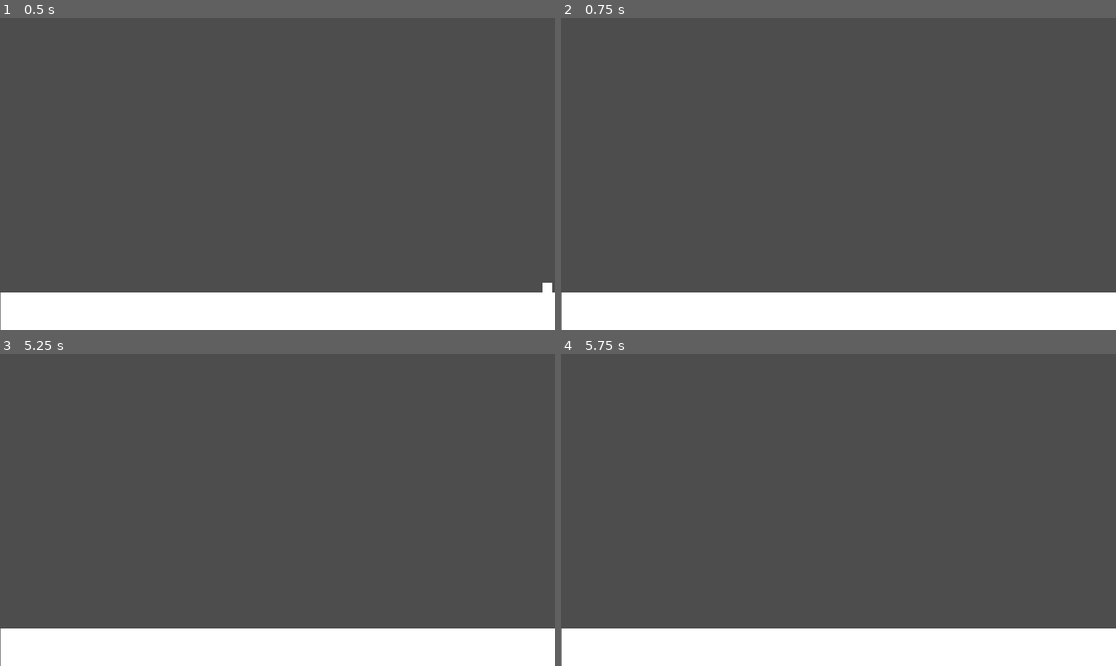
Above: before the commit, frames 1-4 (two rows, left to right).
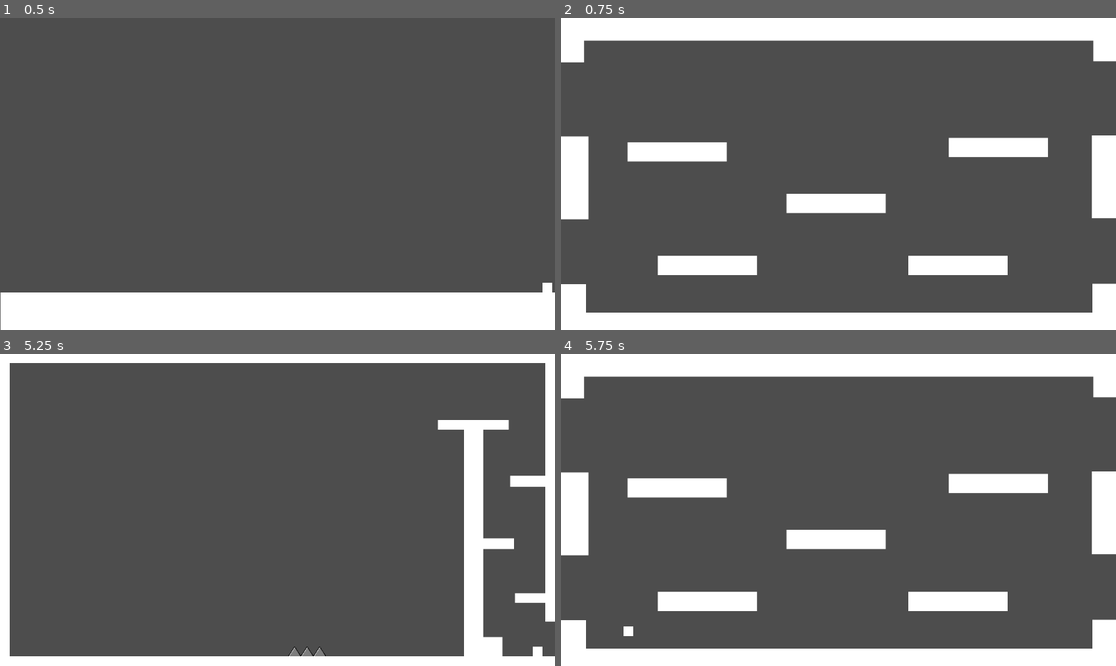
Above: after the commit, the same moments.

Repository: asundar-mags/the-grimstone-digital-tech
Game: Godot game, scene res://scenes/earthmap.tscn
Same seed, same stepped clock (60 frames per second), same inputs: the game is played once before the commit and once after it. This scene is started directly instead of the project's main scene.
Inputs:
- Up to frame 1 (0.5 s): no input
- Up to frame 2 (0.75 s): tap Enter at 0.5 s; hold Right (ui_right) from 0.53 s (still down)
- Up to frame 3 (5.25 s): tap Keypad Enter (ui_accept) at 0.77, 1.25, 1.52, 2, 2.75, 3.02, 3.5, 3.77, 4.25, 4.52 s; release Right (ui_right) at 2.03 s; hold Left (ui_left) 2.03-4.28 s; hold Right (ui_right) from 4.28 s (still down)
- Up to frame 4 (5.75 s): keep holding Right (ui_right)

Frame 1 is identical in both runs. In frame 2, 22% of the frame differs, in the area x 0-100%, y 0-100%; in frame 3, 17%; in frame 4, 22%.

Commit message:
New Bug Fixes and Updated the Earth Map

Diff:
--- a/the-grimstone/scenes/earthmap.tscn
+++ b/the-grimstone/scenes/earthmap.tscn
@@ -4,6 +4,12 @@
 
 [sub_resource type="RectangleShape2D" id="RectangleShape2D_t6f32"]
 size = Vector2(1152, 78)
+
+[sub_resource type="RectangleShape2D" id="RectangleShape2D_3sf6r"]
+size = Vector2(52, 687)
+
+[sub_resource type="RectangleShape2D" id="RectangleShape2D_ovnwf"]
+size = Vector2(20, 68)
 
 [node name="Node2D" type="Node2D" unique_id=1205654782]
 
@@ -12,6 +18,10 @@
 [node name="CollisionShape2D" type="CollisionShape2D" parent="StaticBody2D" unique_id=1079018213]
 position = Vector2(575, 648)
 shape = SubResource("RectangleShape2D_t6f32")
+
+[node name="CollisionShape2D2" type="CollisionShape2D" parent="StaticBody2D" unique_id=1820503404]
+position = Vector2(0, 343.5)
+shape = SubResource("RectangleShape2D_3sf6r")
 
 [node name="ColorRect" type="ColorRect" parent="." unique_id=703979945]
 offset_top = 609.0
@@ -26,3 +36,11 @@
 limit_top = 0
 limit_right = 1150
 limit_bottom = 687
+
+[node name="Area2D" type="Area2D" parent="." unique_id=1420174811]
+
+[node name="CollisionShape2D" type="CollisionShape2D" parent="Area2D" unique_id=1360003086]
+position = Vector2(1161, 575)
+shape = SubResource("RectangleShape2D_ovnwf")
+
+[connection signal="body_entered" from="Area2D" to="CharacterBody2D" method="_earth_map_exit"]
--- a/the-grimstone/scenes/neutral level.tscn
+++ b/the-grimstone/scenes/neutral level.tscn
@@ -16,7 +16,7 @@
 size = Vector2(82, 128)
 
 [sub_resource type="RectangleShape2D" id="RectangleShape2D_gh2lc"]
-size = Vector2(77, 172)
+size = Vector2(92, 172)
 
 [sub_resource type="RectangleShape2D" id="RectangleShape2D_5l7wn"]
 size = Vector2(83, 126)
@@ -51,7 +51,7 @@
 [sub_resource type="RectangleShape2D" id="RectangleShape2D_3e1px"]
 size = Vector2(206, 40)
 
-[node name="Node2D" type="Node2D" unique_id=761329231 node_paths=PackedStringArray("spawn_points")]
+[node name="neutral" type="Node2D" unique_id=761329231 node_paths=PackedStringArray("spawn_points")]
 script = ExtResource("1_ii60h")
 spawn_points = NodePath("Node2D")
 
@@ -78,7 +78,7 @@
 shape = SubResource("RectangleShape2D_dei5g")
 
 [node name="Left Wall 3" type="CollisionShape2D" parent="Walls" unique_id=808382110]
-position = Vector2(2.5, 368)
+position = Vector2(10, 368)
 shape = SubResource("RectangleShape2D_gh2lc")
 
 [node name="Right Wall 2" type="CollisionShape2D" parent="Walls" unique_id=1533483843]
@@ -134,7 +134,7 @@
 [node name="Left Wall M" type="ColorRect" parent="." unique_id=1618168442]
 offset_left = -36.0
 offset_top = 282.0
-offset_right = 41.0
+offset_right = 56.0
 offset_bottom = 454.0
 
 [node name="Left Wall T" type="ColorRect" parent="." unique_id=2116445419]
@@ -255,6 +255,9 @@
 [node name="Air Map" type="Marker2D" parent="Node2D" unique_id=379309976]
 position = Vector2(553, 187)
 
+[node name="Earth Map" type="Marker2D" parent="Node2D" unique_id=695921643]
+position = Vector2(-545, -119)
+
 [connection signal="body_entered" from="LB Entry" to="CharacterBody2D" method="_fire_map_entry"]
 [connection signal="body_entered" from="LT Entry" to="CharacterBody2D" method="_earth_map_entry"]
 [connection signal="body_entered" from="RT Entry" to="CharacterBody2D" method="_water_map_entry"]
--- a/the-grimstone/scripts/global.gd
+++ b/the-grimstone/scripts/global.gd
@@ -1,6 +1,8 @@
 extends Node
 
 @export var exits: Array[Node]
+var spawn: Vector2
+var change_spawn: bool = false
 
 # Called when the node enters the scene tree for the first time.
 func _ready() -> void:
--- a/the-grimstone/scripts/neutral_level.gd
+++ b/the-grimstone/scripts/neutral_level.gd
@@ -5,7 +5,7 @@
 # Called when the node enters the scene tree for the first time.
 func _ready() -> void:
 	Global.exits = spawn_points.get_children()
-	print(Global.exits)
+
 
 # Called every frame. 'delta' is the elapsed time since the previous frame.
 func _process(delta: float) -> void:
--- a/the-grimstone/scripts/player.gd
+++ b/the-grimstone/scripts/player.gd
@@ -2,8 +2,19 @@
 
 @export var player: CharacterBody2D
 
+var neutral_level: String = "neutral"
+var initial: int = 0
+var second: int = 1
+var third: int = 2
+var fourth: int = 3
+
+
 const SPEED = 300.0
 const JUMP_VELOCITY = -500.0
+
+func _ready() -> void:
+	if Global.change_spawn and get_parent().name == neutral_level:
+		global_position = Global.spawn
 
 func _physics_process(delta: float) -> void:
 	# Add the gravity.
@@ -14,8 +25,6 @@
 	if Input.is_action_just_pressed("ui_accept") and is_on_floor():
 		velocity.y = JUMP_VELOCITY
 
-	# Get the input direction and handle the movement/deceleration.
-	# As good practice, you should replace UI actions with custom gameplay actions.
 	var direction := Input.get_axis("ui_left", "ui_right")
 	if direction:
 		velocity.x = direction * SPEED
@@ -23,24 +32,27 @@
 		velocity.x = move_toward(velocity.x, 0, SPEED)
 
 	move_and_slide()
-
+func _spike_take_damage(body: CharacterBody2D) -> void:
+	get_tree().call_deferred("reload_current_scene")
 
 func _fire_map_entry(body: CharacterBody2D) -> void:
+	Global.spawn = Global.exits[initial].global_position
 	get_tree().change_scene_to_file("res://scenes/firemap.tscn")
-
 
 func _air_map_entry(body: CharacterBody2D) -> void:
 	get_tree().change_scene_to_file("res://scenes/airmap.tscn")
-
 
 func _water_map_entry(body: CharacterBody2D) -> void:
 	get_tree().change_scene_to_file("res://scenes/watermap.tscn")
 
 func _earth_map_entry(body: CharacterBody2D) -> void:
+	Global.spawn = Global.exits[third].global_position
 	get_tree().change_scene_to_file("res://scenes/earthmap.tscn")
 
 func _fire_map_exit(body: CharacterBody2D) -> void:
+	Global.change_spawn = true
 	get_tree().change_scene_to_file("res://scenes/neutral level.tscn")
 
-func _spike_take_damage(body: CharacterBody2D) -> void:
-	get_tree().call_deferred("reload_current_scene")
+func _earth_map_exit(body: CharacterBody2D) -> void:
+	Global.change_spawn = true
+	get_tree().change_scene_to_file("res://scenes/neutral level.tscn")
